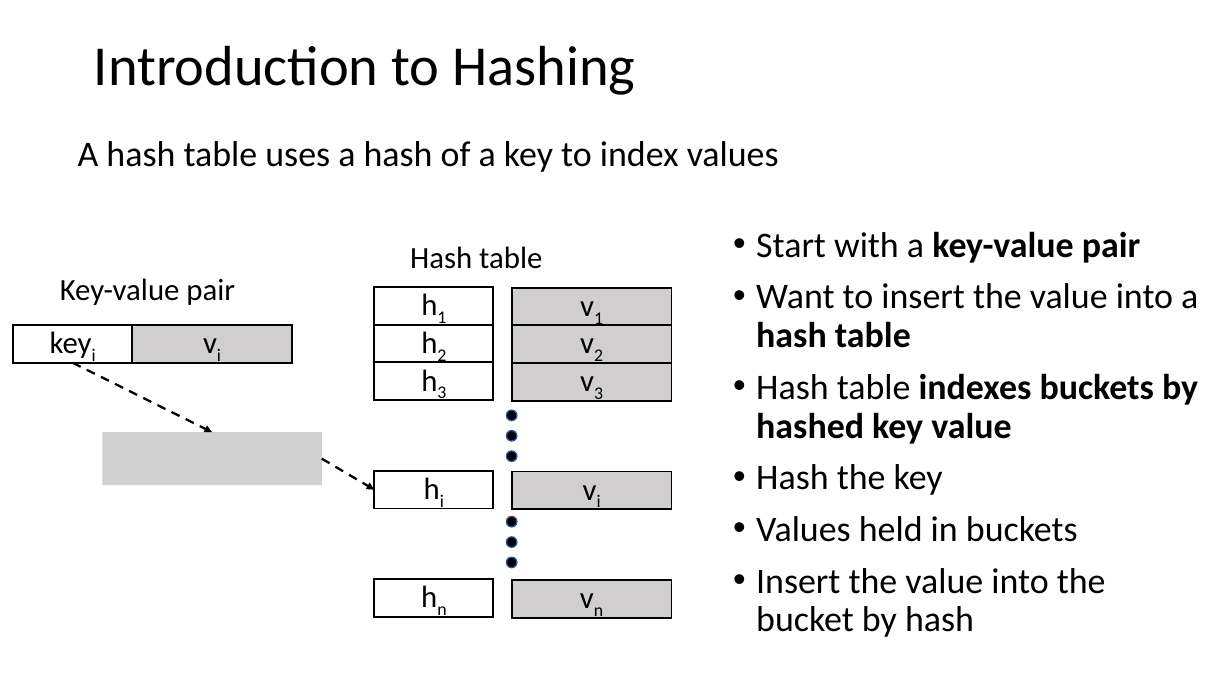
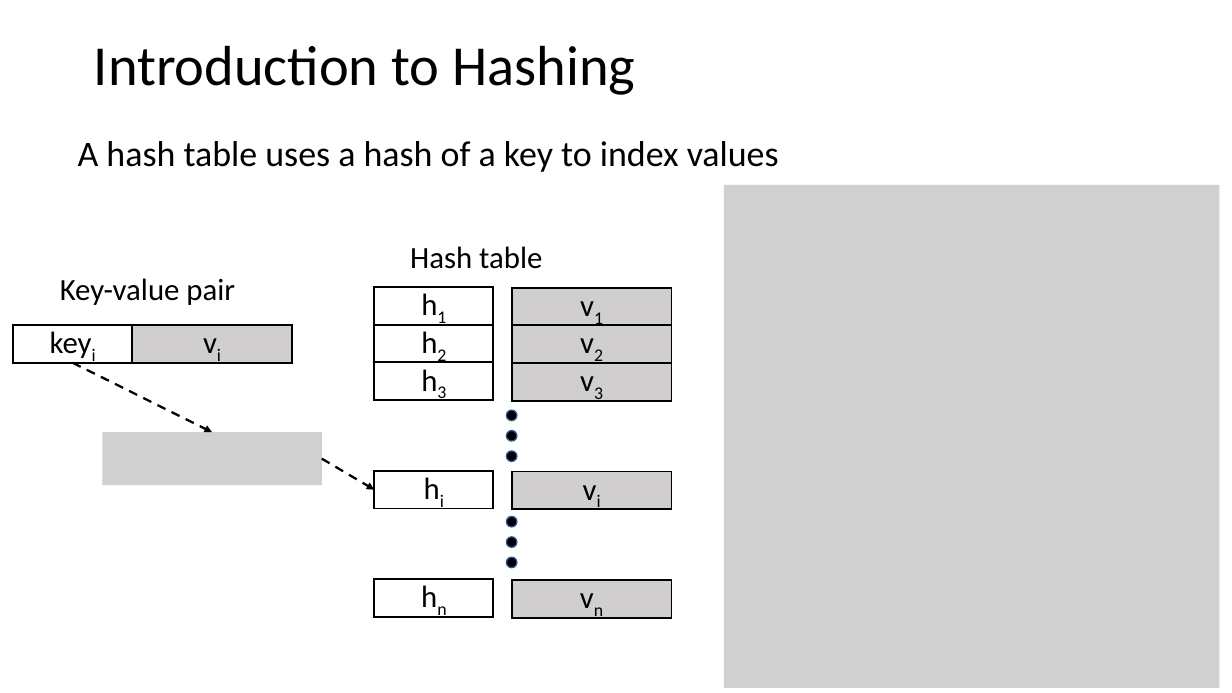
Before and after one commit to StephenElston/CSCI-E-108, a slide deck: slide 31 of slides/1_Introduction.pptx (slide 29 before the commit). Drawn at 1232x693 pixels with LibreOffice and Linux fonts; fonts in the diff are those of the drawing; grey boxes stand for pictures. Boxes give left, top, right and bottom in pixels: in the first picture for what was removed or moved away, otherwise in the second. Text is boxed around its words. In the diff, an @@ line names an element or a change of style, - is before the commit and + after.

```diff
--- a/slides/1_Introduction.pptx
+++ b/slides/1_Introduction.pptx
@@ picture added at (724,185,1219,689) @@
@@ text removed at (756,231,1198,637) @@
-• Start with a key-value pair
-• Want to insert the value into a hash table
-• Hash table indexes buckets by hashed key value
-• Hash the key
-• Values held in buckets
-• Insert the value into the bucket by hash
```
Also in this commit, not shown: 17 other slides changed, 2 slides added.
